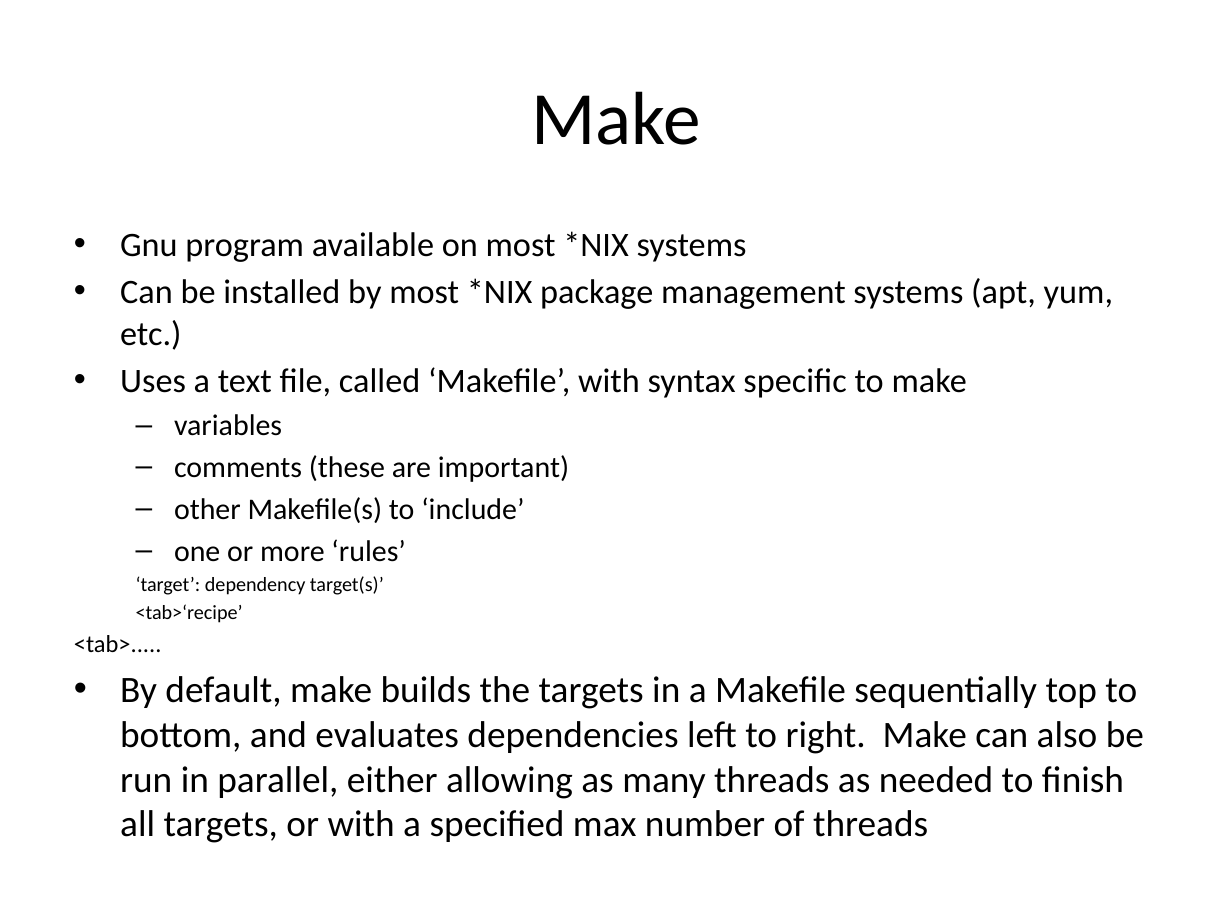
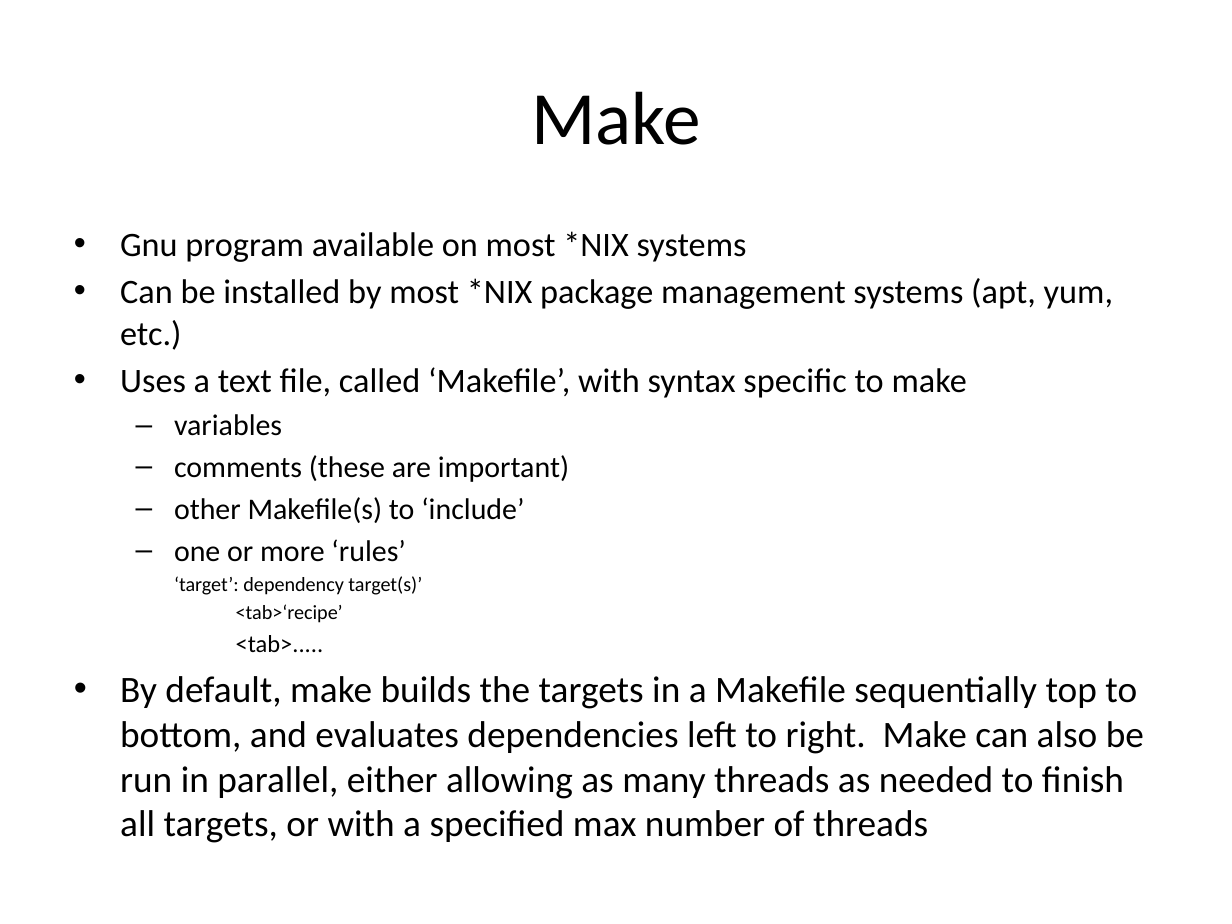
Before and after one commit to rvosa/ngs-workflows, a slide deck: slide 4 of doc/slides/day3/session2/Make.pptx. Drawn at 1232x924 pixels with LibreOffice and Linux fonts; fonts in the diff are those of the drawing. Boxes give left, top, right and bottom in pixels: in the first picture for what was removed or moved away, otherwise in the second. Text is boxed around its words. In the diff, an @@ line names an element or a change of style, - is before the commit and + after.

```diff
--- a/doc/slides/day3/session2/Make.pptx
+++ b/doc/slides/day3/session2/Make.pptx
@@ text at [236,635,324,652]: list level 1 to 2 in "<tab>....." @@
```
Also in this commit, not shown: 4 other slides changed, 1 slide added, 1 slide removed, 3 other files.
